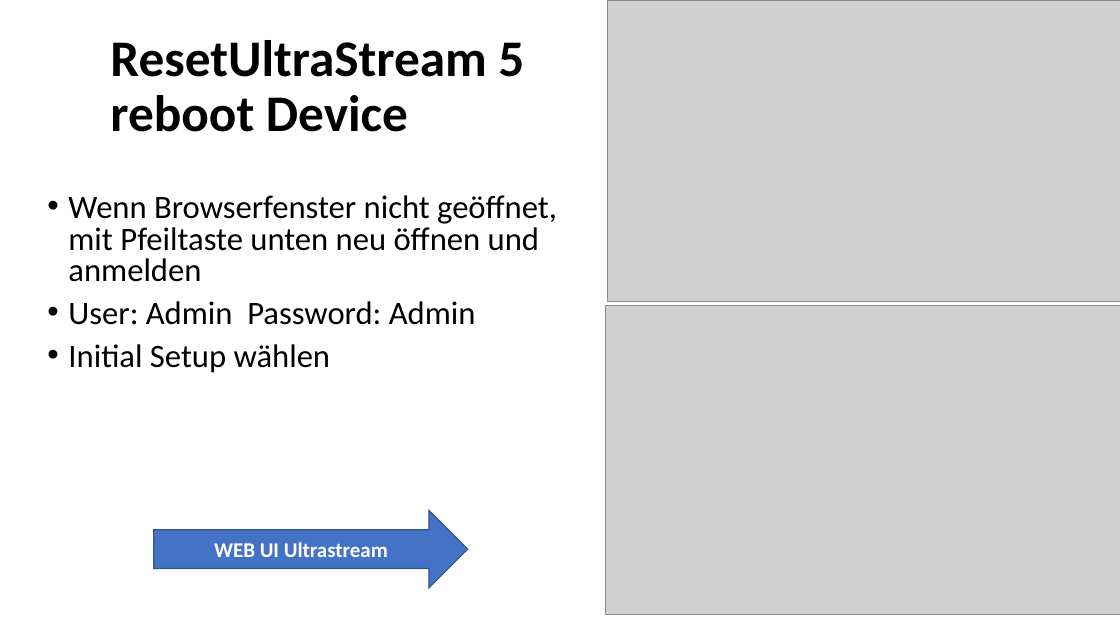
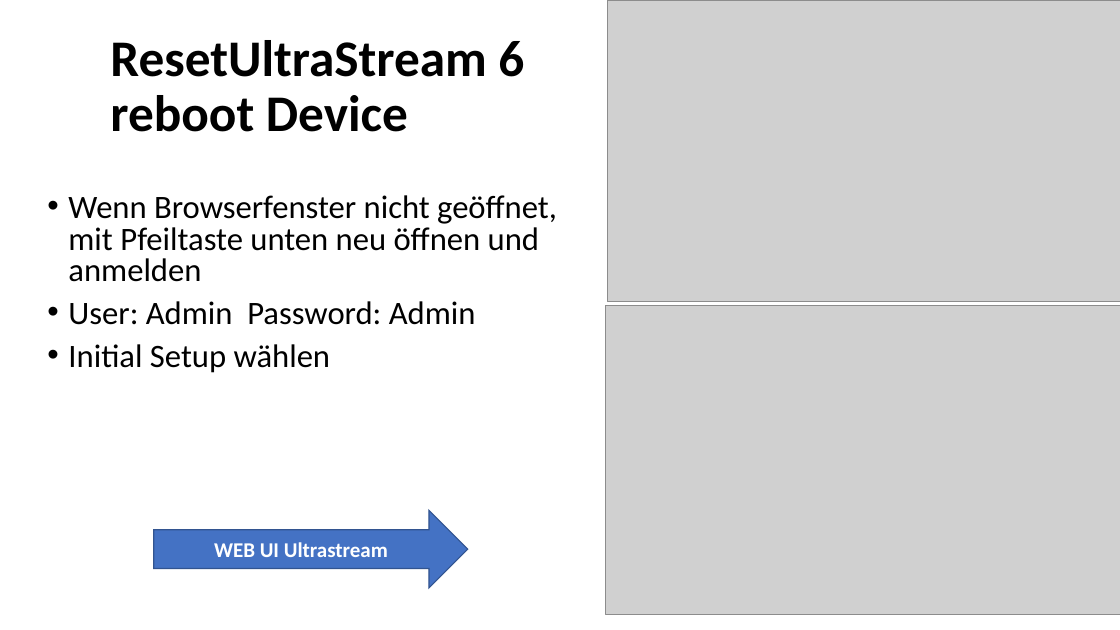
Before and after one commit to Geierwally-xD/JokiAutomation, a slide deck: slide 6 of docu/ResetUltraStream.pptx (slide 5 before the commit). Drawn at 1120x630 pixels with LibreOffice and Linux fonts; fonts in the diff are those of the drawing; grey boxes stand for pictures. Boxes give left, top, right and bottom in pixels: in the first picture for what was removed or moved away, otherwise in the second. Text is boxed around its words. In the diff, an @@ line names an element or a change of style, - is before the commit and + after.

```diff
--- a/docu/ResetUltraStream.pptx
+++ b/docu/ResetUltraStream.pptx
@@ title at box(110, 40, 524, 132): text changed @@
-ResetUltraStream 5
-reboot Device
+ResetUltraStream 6
+reboot Device
```
Also in this commit, not shown: 8 other slides changed, 1 slide added, 14 other files.
